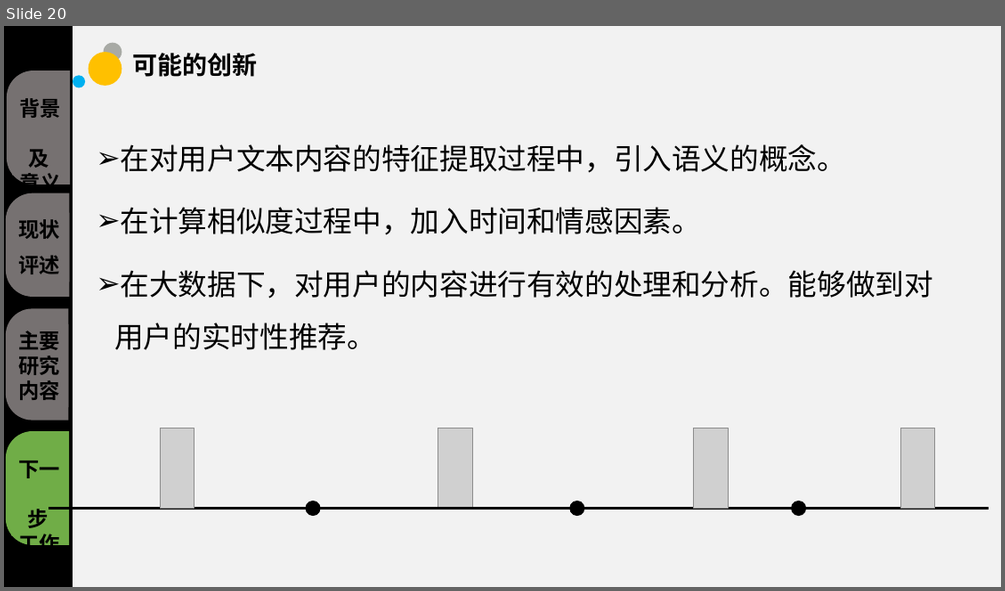
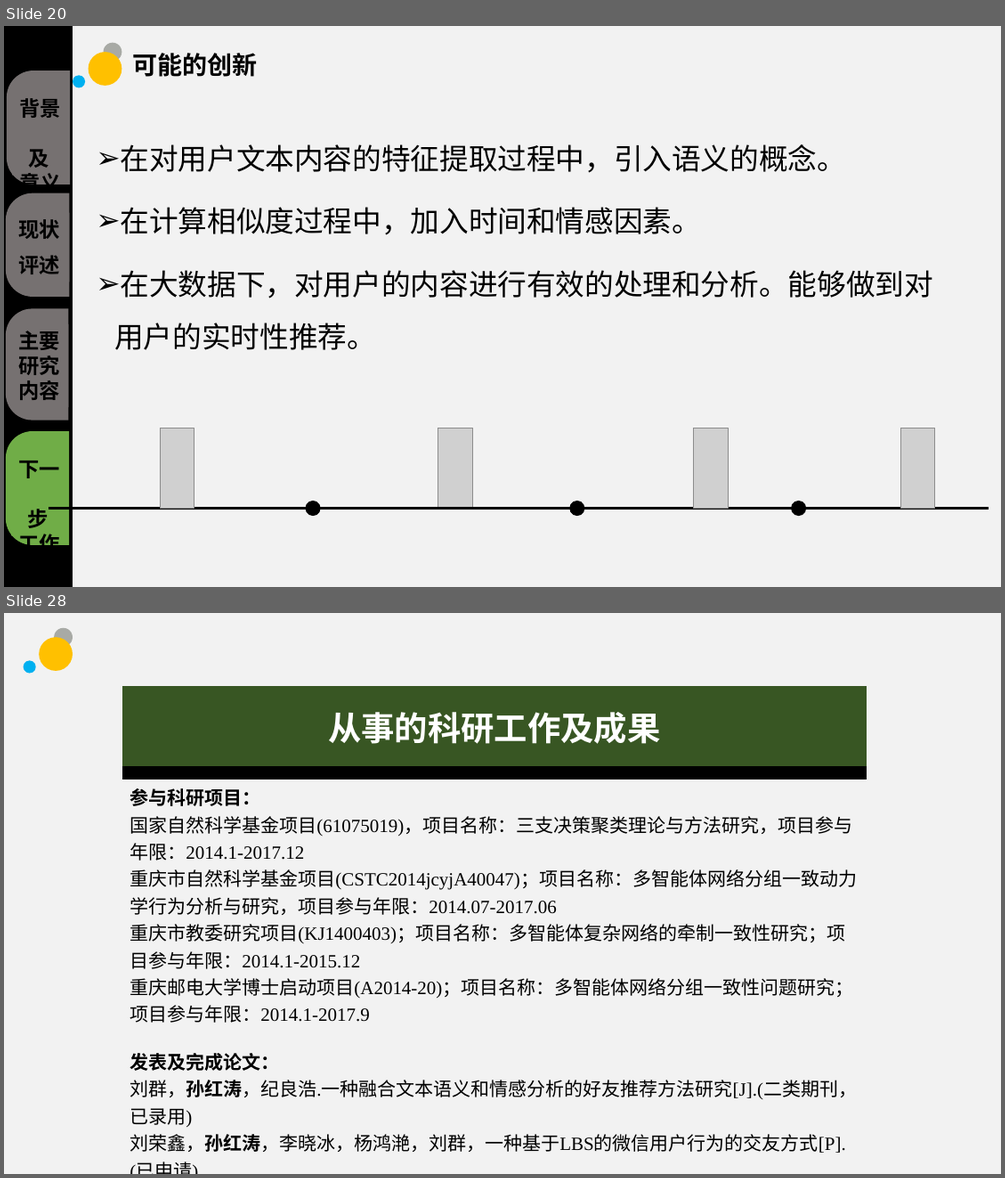
Before and after one commit to sunhongtao/Big_thesis, a slide deck: 毕业答辩/毕业答辩.pptx. Shown one above the other, each under a label of ours: slide 20 before the commit, slides 20 and 28 after it; the slides between them are not shown. The pictures are 1005x591 and 1005x1178 pixels, drawn with LibreOffice and Linux fonts; fonts in the diff are those of the drawing; grey boxes stand for pictures; background and template pictures are left out. Boxes give left, top, right and bottom in pixels: in the first picture for what was removed or moved away, otherwise in the second. Text is boxed around its words. In the diff, an @@ line names an element or a change of style, - is before the commit and + after.

```diff
--- a/毕业答辩/毕业答辩.pptx
+++ b/毕业答辩/毕业答辩.pptx
@@ slide 28 added at (4,613,1001,1174), background #F2F2F2 @@
@@ ellipse added at (39,637,73,671), fill #FFC000 @@
@@ ellipse added at (54,628,73,647), fill #A8AAA5 @@
@@ ellipse added at (24,661,36,674), fill #00B0F0 @@
@@ table added at (122,686,866,1156), 3 rows, 1 columns @@
+从事的科研工作及成果
+
+参与科研项目： / 国家自然科学基金项目(61075019)，项目名称：三支决策聚类理论与方法研究，项目参与年限：2014.1-2017.12 / 重庆市自然科学基金项目(CSTC2014jcyjA40047)；项目名称：多智能体网络分组一致动力学行为分析与研究，项目参与年限：2014.07-2017.06 / 重庆市教委研究项目(KJ1400403)；项目名称：多智能体复杂网络的牵制一致性研究；项目参与年限：2014.1-2015.12 / 重庆邮电大学博士启动项目(A2014-20)；项目名称：多智能体网络分组一致性问题研究；项目参与年限：2014.1-2017.9 / 发表及完成论文： / 刘群，孙红涛，纪良浩.一种融合文本语义和情感分析的好友推荐方法研究[J].(二类期刊，已录用) / 刘荣鑫，孙红涛，李晓冰，杨鸿滟，刘群，一种基于LBS的微信用户行为的交友方式[P].(已申请)
```
Also in this commit, not shown: 4 slides changed, 5 other slides added, 1 slide removed, 2 other files.
